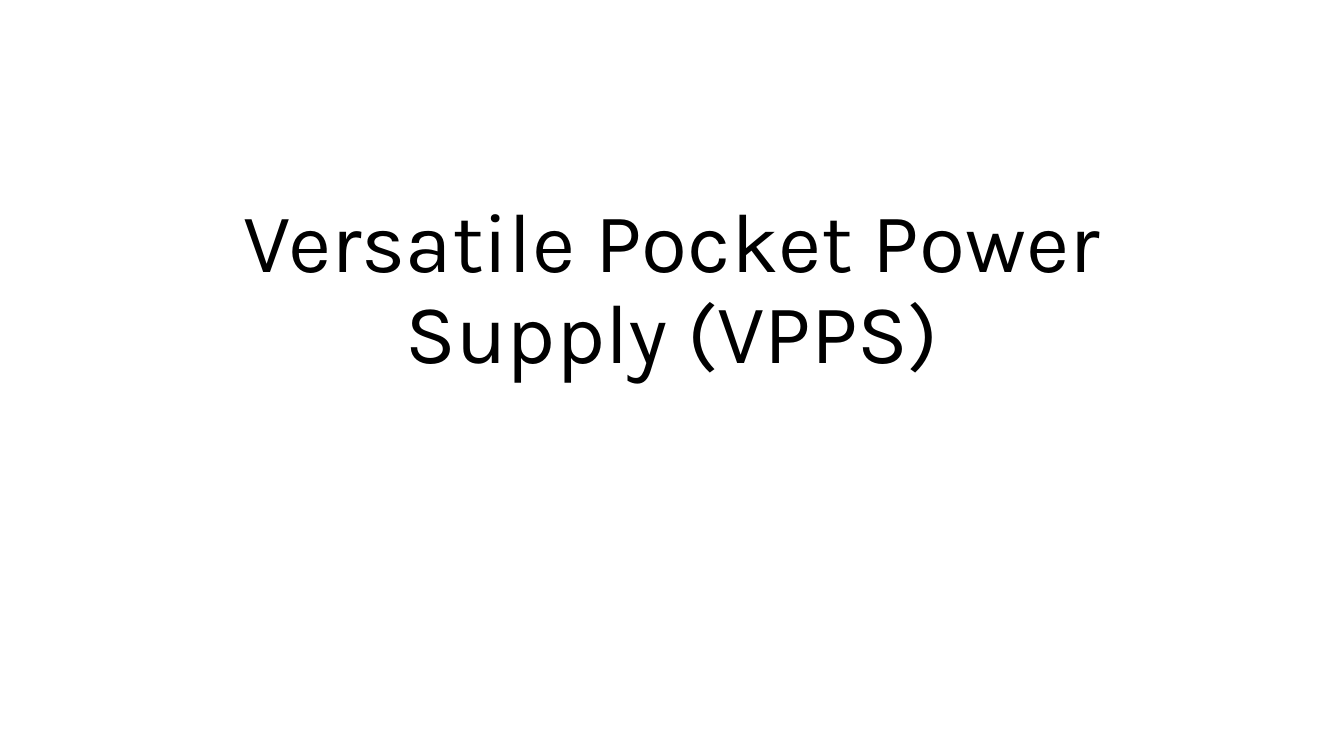
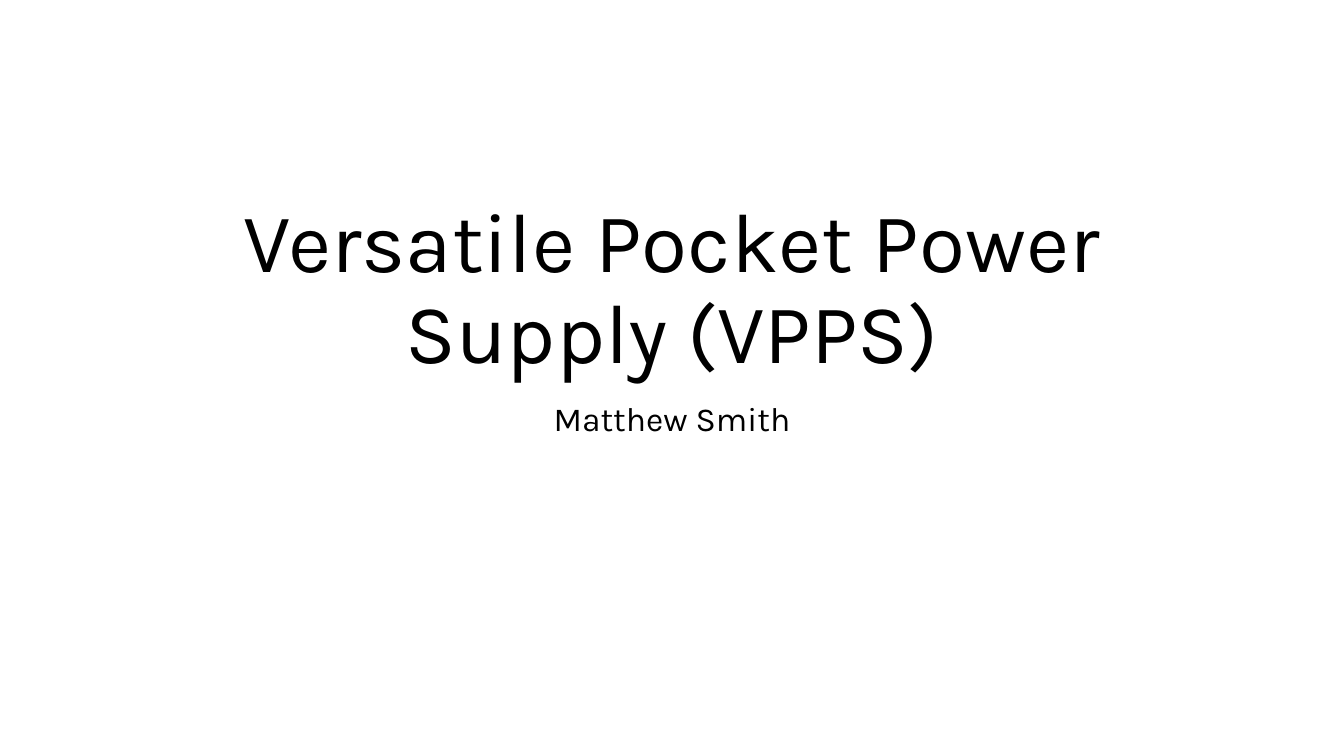
Before and after one commit to Futurec1/PocketPowerSupply, a slide deck: slide 1 of Versatile Pocket Power Supply (VPPS).pptx. Drawn at 1344x756 pixels with LibreOffice and Linux fonts; fonts in the diff are those of the drawing. Boxes give left, top, right and bottom in pixels: in the first picture for what was removed or moved away, otherwise in the second. Text is boxed around its words. In the diff, an @@ line names an element or a change of style, - is before the commit and + after.

```diff
--- a/Versatile Pocket Power Supply (VPPS).pptx
+++ b/Versatile Pocket Power Supply (VPPS).pptx
@@ subtitle added at bbox=[554, 408, 791, 432], 24 pt, text #000000 @@
+Matthew Smith
```
Also in this commit, not shown: 1 other slide changed.
